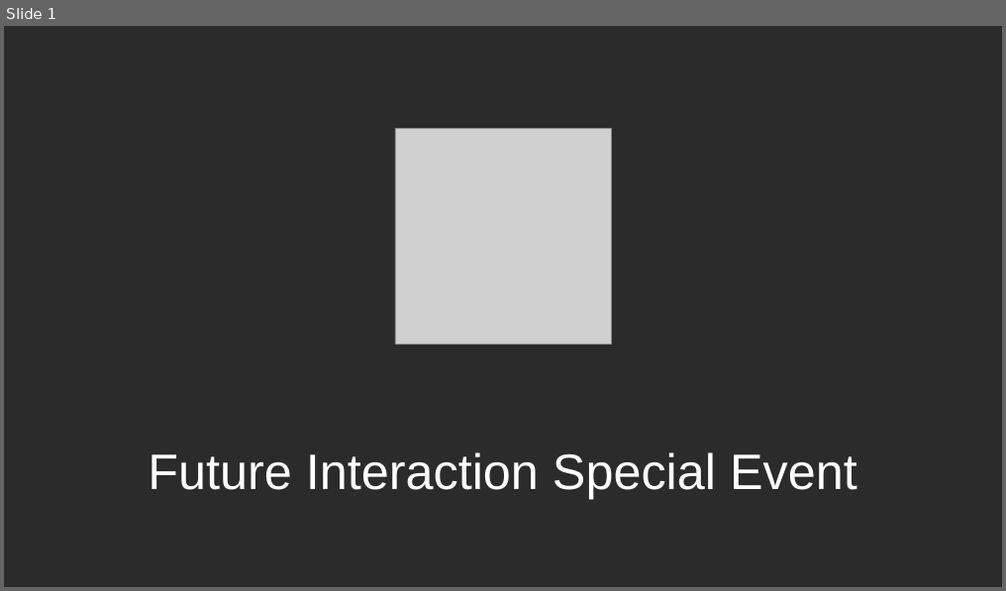
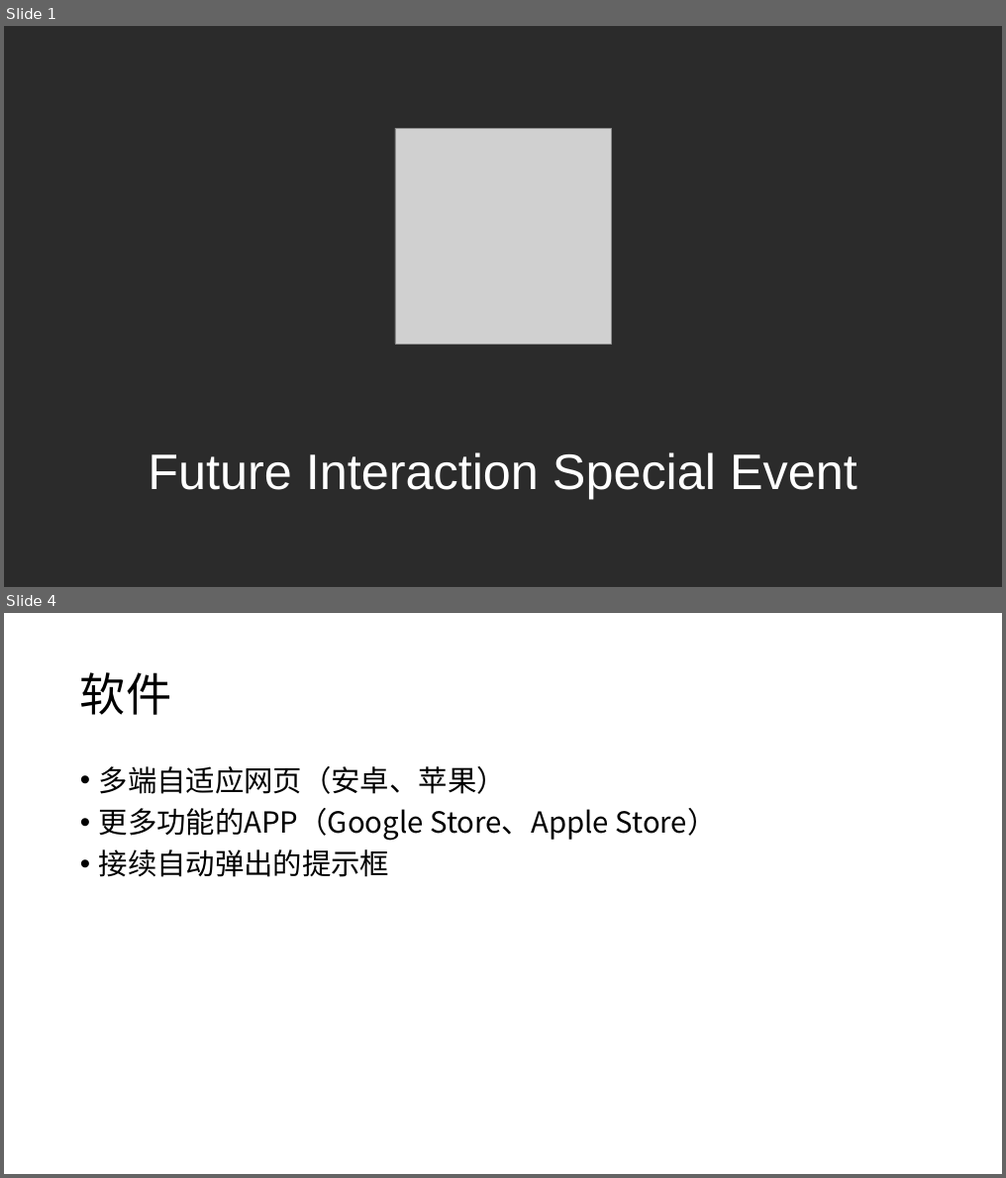
Before and after one commit to TingliangZhang/girlsday2021, a slide deck: LaunchEvent/2021FutureInteractionSpacialEvent.pptx. Shown one above the other, each under a label of ours: slide 1 before the commit, slides 1 and 4 after it; the slides between them are not shown. The pictures are 1006x591 and 1006x1178 pixels, drawn with LibreOffice and Linux fonts; fonts in the diff are those of the drawing; grey boxes stand for pictures; background and template pictures are left out; a plain dark background stands for a picture behind light text. Boxes give left, top, right and bottom in pixels: in the first picture for what was removed or moved away, otherwise in the second. Text is boxed around its words. In the diff, an @@ line names an element or a change of style, - is before the commit and + after.

```diff
--- a/LaunchEvent/2021FutureInteractionSpacialEvent.pptx
+++ b/LaunchEvent/2021FutureInteractionSpacialEvent.pptx
@@ slide 4 added at <box>4,613,1002,1174</box>, background #FFFFFF @@
@@ title added at <box>80,672,171,715</box>, 44 pt, text #000000 @@
+软件
@@ text added at <box>99,766,717,877</box>, 28 pt, text #000000 @@
+• 多端自适应网页（安卓、苹果）
+• 更多功能的APP（Google Store、Apple Store）
+• 接续自动弹出的提示框
```
Also in this commit, not shown: 8 other slides added, 1 slide removed.
